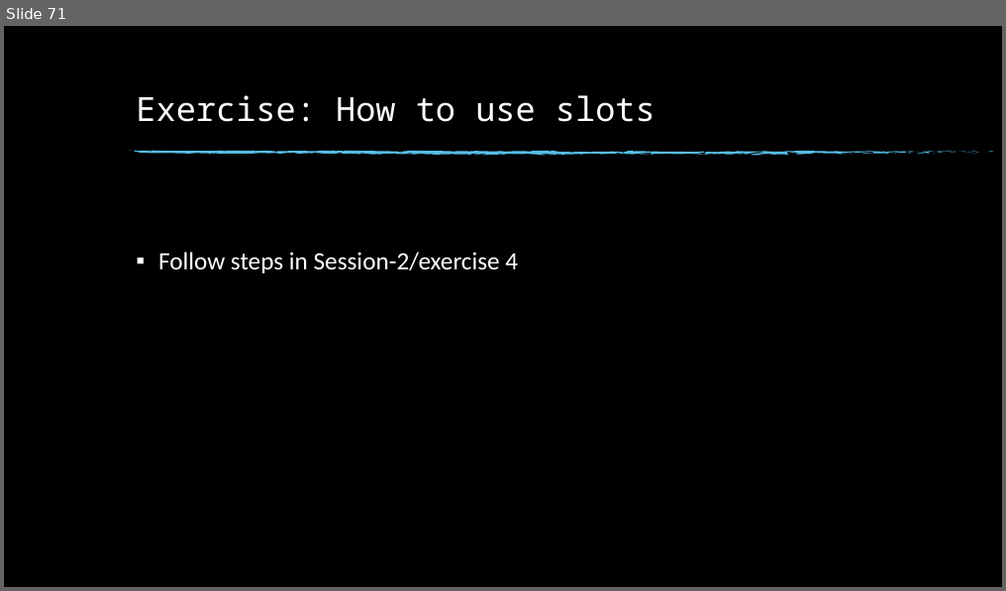
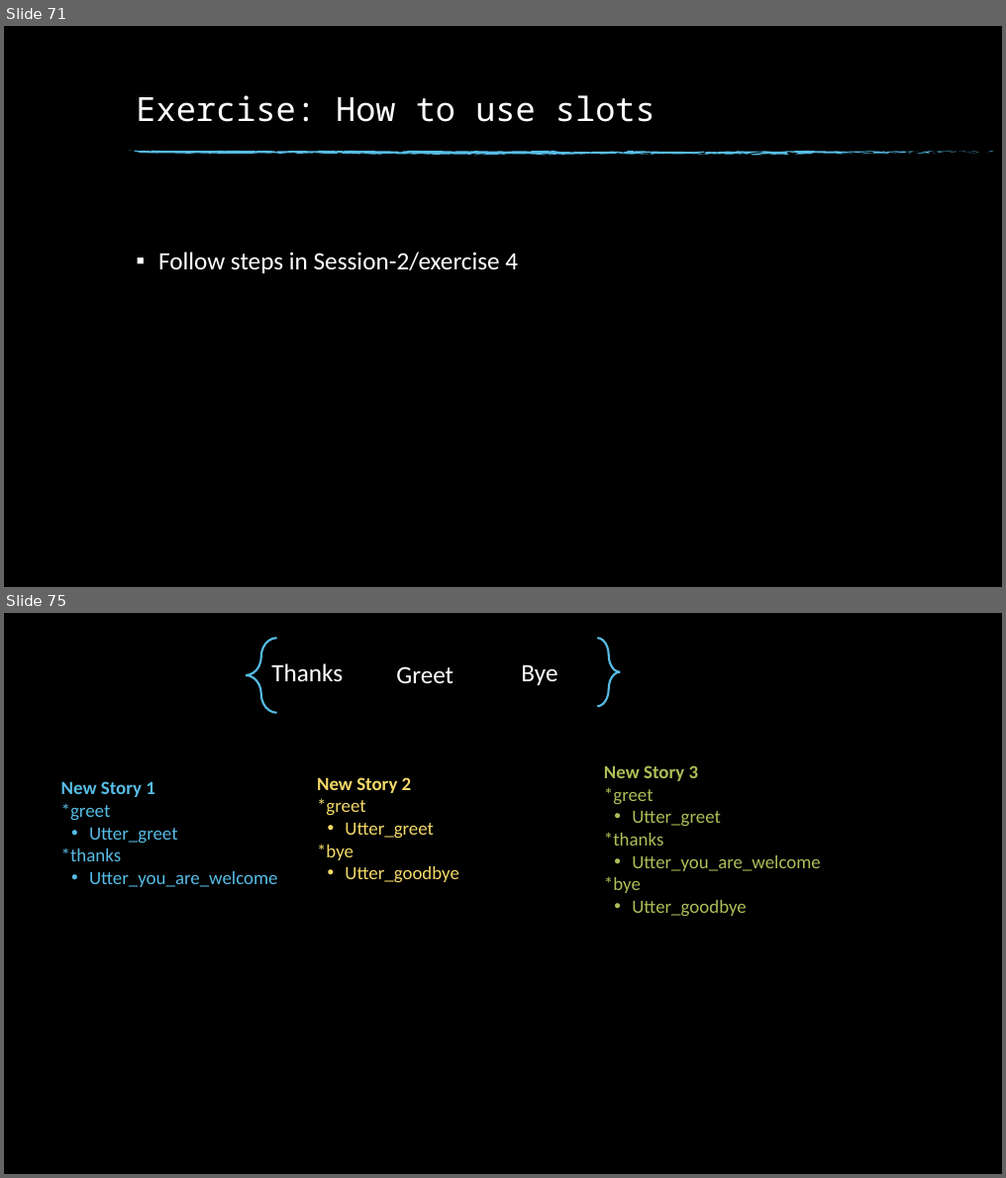
Before and after one commit to dinesh19aug/rasa-workshop, a slide deck: Natural Language Processing Workshop.pptx. Shown one above the other, each under a label of ours: slide 71 before the commit, slides 71 and 75 after it; the slides between them are not shown. The pictures are 1006x591 and 1006x1178 pixels, drawn with LibreOffice and Linux fonts; fonts in the diff are those of the drawing; background and template pictures are left out. Boxes give left, top, right and bottom in pixels: in the first picture for what was removed or moved away, otherwise in the second. Text is boxed around its words. In the diff, an @@ line names an element or a change of style, - is before the commit and + after.

```diff
--- a/Natural Language Processing Workshop.pptx
+++ b/Natural Language Processing Workshop.pptx
@@ slide 75 added at (4,613,1002,1174), background picture (left out) @@
@@ left brace added at (246,638,277,713), outline #57BCE5 2 pt @@
@@ right brace added at (598,638,620,706), outline #57BCE5 2 pt @@
@@ text added at (271,663,343,681), 24 pt, text #FFFFFF @@
+Thanks
@@ text added at (396,666,453,683), 24 pt, text #FFFFFF @@
+Greet
@@ text added at (521,664,557,685), 24 pt, text #FFFFFF @@
+Bye
@@ text added at (61,781,277,887), 18 pt, text #57BCE5 @@
+New Story 1
+*greet
+• Utter_greet
+*thanks
+• Utter_you_are_welcome
@@ text added at (317,777,459,883), 18 pt, text #F4D968 @@
+New Story 2
+*greet
+• Utter_greet
+*bye
+• Utter_goodbye
@@ text added at (604,765,820,916), 18 pt, text #AEBD57 @@
+New Story 3
+*greet
+• Utter_greet
+*thanks
+• Utter_you_are_welcome
+*bye
+• Utter_goodbye
```
Also in this commit, not shown: 11 other slides added, 32 other files.
